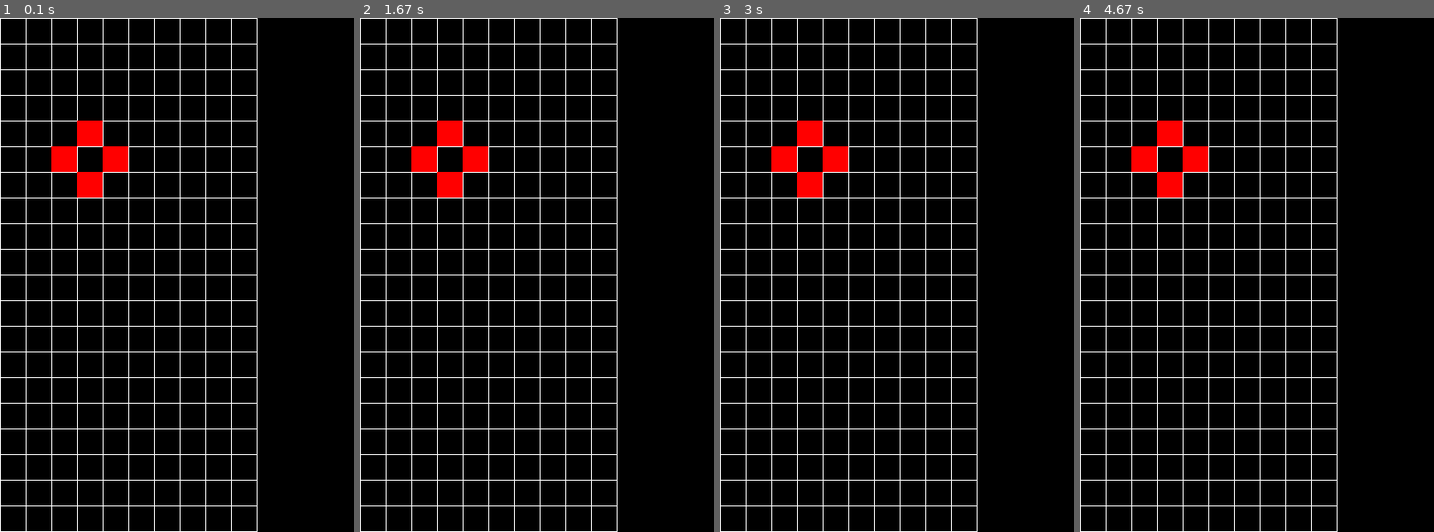
Above: before the commit, frames 1-4 (left to right).
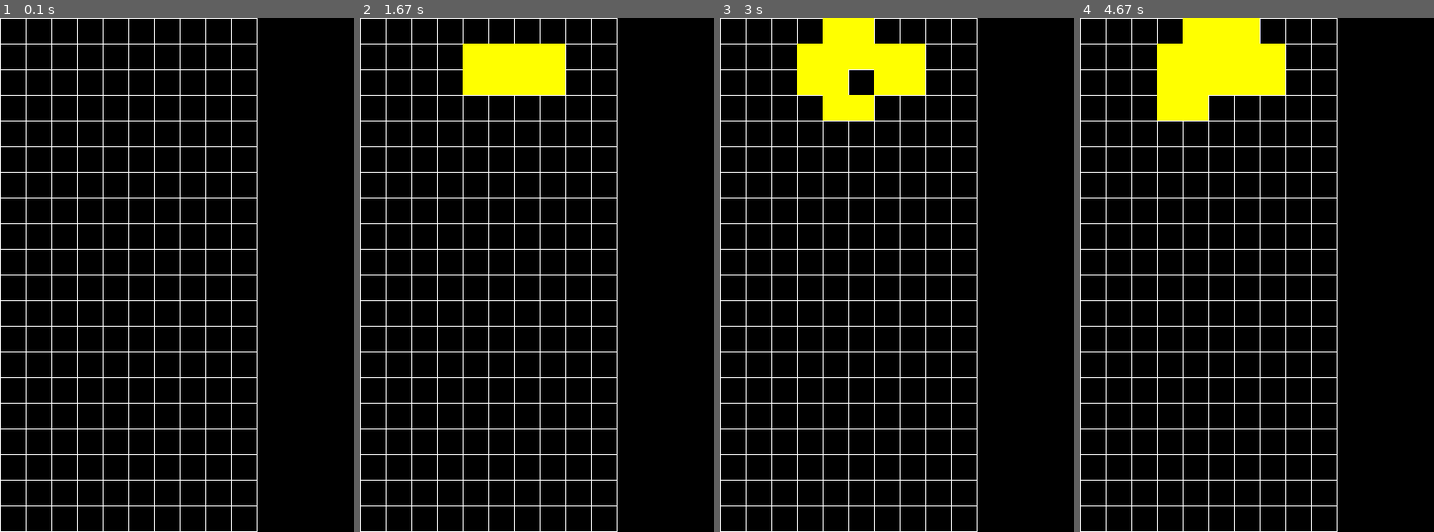
Above: after the commit, the same moments.

Repository: The-Bambi/Pygame_tetris
Game: pygame game, started from main.py
Same seed, same stepped clock (60 frames per second), same inputs: the game is played once before the commit and once after it.
Inputs:
- Up to frame 1 (0.1 s): no input
- Up to frame 2 (1.67 s): hold Right Ctrl 0.33-0.8 s; hold Right 0.33-0.8 s; hold Right 0.83-1.3 s; tap Right Ctrl at 0.9, 1.2 s
- Up to frame 3 (3 s): hold Left 1.83-2.37 s; tap Right Ctrl at 1.9, 2.2, 2.47, 2.8 s; hold Down 2.4-2.7 s; hold Left from 2.73 s (still down)
- Up to frame 4 (4.67 s): tap Right Ctrl at 3.1, 3.23, 3.53, 3.9, 4.3, 4.6 s; release Left at 3.13 s; hold Right 3.17-3.8 s; hold Down 3.83-4.2 s; hold Left from 4.23 s (still down)

The runs differ from the first frame. In frame 1, 1.4% of the frame differs, in the area x 14-37%, y 19-35%; in frame 2, 4.3%; in frame 3, 6.2%; in frame 4, 6.9%, in the area x 14-58%, y 0-35%.

Commit message:
Added basic steering and updating

Diff:
--- a/main.py
+++ b/main.py
@@ -15,15 +15,20 @@
         if event.type == pygame.KEYDOWN:
             if event.key == pygame.K_SPACE:
                 done = True
+            if event.key == pygame.K_RCTRL:
+                grid.spawn()
+            if event.key == pygame.K_LEFT:
+                grid.activeBlock.moveLeft()
+            if event.key == pygame.K_RIGHT:
+                grid.activeBlock.moveRight()
+            if event.key == pygame.K_DOWN:
+                grid.activeBlock.fall()
 
 
     screen.fill((0,0,0))
 
-    grid.grid[5][3].up.color = (255,0,0)
-    grid.grid[5][3].down.color = (255,0,0)
-    grid.grid[5][3].right.color = (255,0,0)
-    grid.grid[5][3].left.color = (255,0,0)
+    grid.update(pygame.time.get_ticks())
     grid.show()
 
     pygame.display.flip()
-    clock.tick(120)
+    clock.tick(30)
